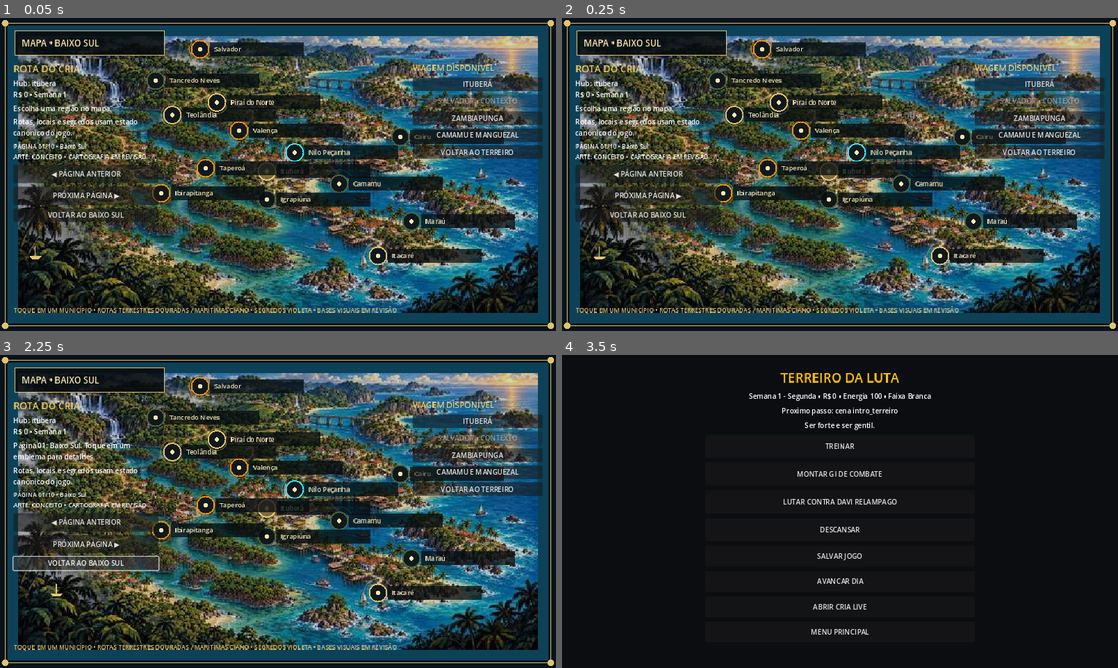
Above: before the commit, frames 1-4 (two rows, left to right).
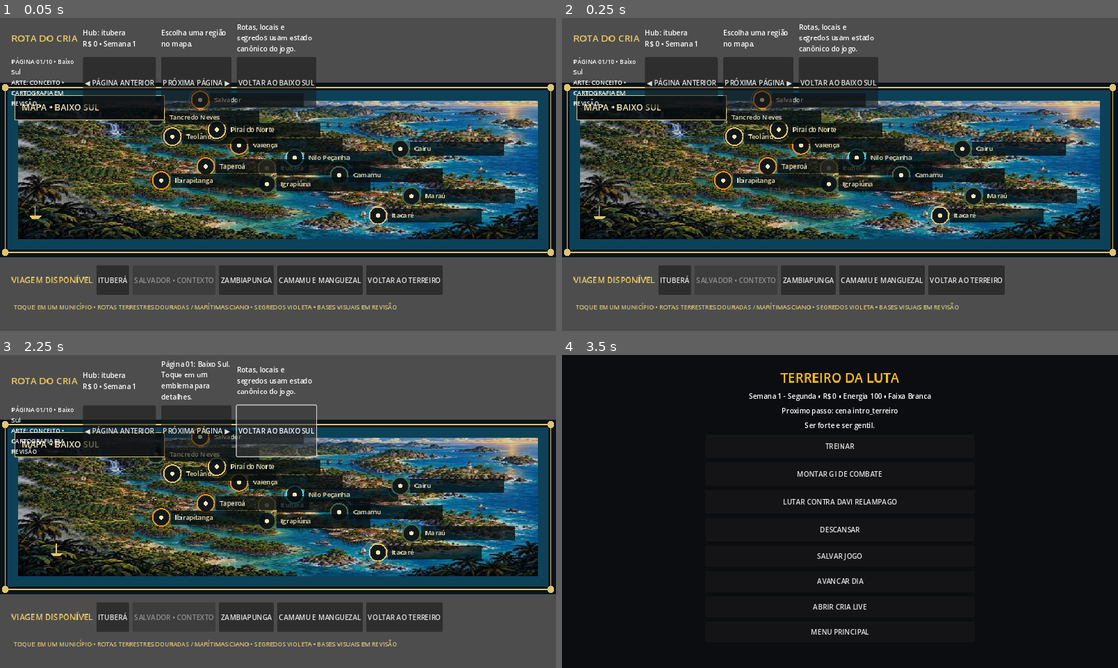
Above: after the commit, the same moments.

Repository: ringuemkt-rgb/cria-do-tatame
Game: Godot game, scene res://scenes/world/WorldMapScreen.tscn
The game is run twice, just before and just after one commit, with the same random seed, the same clock (stepped at 60 frames per second) and the same inputs. This scene is started directly instead of the project's main scene.
Inputs:
- Up to frame 1 (0.05 s): no input
- Up to frame 2 (0.25 s): no input
- Up to frame 3 (2.25 s): click "◀ PÁGINA ANTERIOR" at 0.5 s; click "PRÓXIMA PÁGINA ▶" at 1.25 s; click "VOLTAR AO BAIXO SUL" at 2 s
- Up to frame 4 (3.5 s): click "ITUBERÁ" at 2.75 s

The runs differ from the first frame. In frame 1, 84% of the frame differs, in the area x 0-100%, y 0-100%; in frame 2, 84%; in frame 3, 84%; in frame 4, nothing differs.

Commit message:
fix(map): reserve touch-safe atlas canvas

Diff:
--- a/scenes/world/WorldMapScreen.tscn
+++ b/scenes/world/WorldMapScreen.tscn
@@ -14,11 +14,13 @@
 
 [node name="WorldMapLifeLayer" type="Control" parent="."]
 layout_mode = 1
-anchors_preset = 15
+anchors_preset = 0
+anchor_top = 0.205
 anchor_right = 1.0
-anchor_bottom = 1.0
+anchor_bottom = 0.765
 grow_horizontal = 2
 grow_vertical = 2
+clip_contents = true
 script = ExtResource("2_life")
 
 [node name="HUD" type="Control" parent="."]
@@ -30,13 +32,15 @@
 grow_horizontal = 2
 grow_vertical = 2
 
-[node name="LeftPanel" type="VBoxContainer" parent="HUD"]
+[node name="LeftPanel" type="GridContainer" parent="HUD"]
 layout_mode = 1
-anchor_left = 0.024
-anchor_top = 0.14
-anchor_right = 0.285
-anchor_bottom = 0.84
-theme_override_constants/separation = 8
+anchor_left = 0.02
+anchor_top = 0.012
+anchor_right = 0.98
+anchor_bottom = 0.19
+columns = 4
+theme_override_constants/h_separation = 12
+theme_override_constants/v_separation = 6
 mouse_filter = 2
 theme_override_colors/font_color = Color(0.96, 0.91, 0.7, 1)
 theme_override_font_sizes/font_size = 16
@@ -84,12 +88,12 @@
 mouse_filter = 0
 text = "VOLTAR AO BAIXO SUL"
 
-[node name="RightPanel" type="VBoxContainer" parent="HUD"]
+[node name="RightPanel" type="HBoxContainer" parent="HUD"]
 layout_mode = 1
-anchor_left = 0.742
-anchor_top = 0.14
-anchor_right = 0.976
-anchor_bottom = 0.84
+anchor_left = 0.02
+anchor_top = 0.79
+anchor_right = 0.98
+anchor_bottom = 0.885
 theme_override_constants/separation = 8
 mouse_filter = 2
 theme_override_colors/font_color = Color(0.96, 0.91, 0.7, 1)
@@ -129,8 +133,8 @@
 [node name="Footer" type="Label" parent="HUD"]
 layout_mode = 1
 anchor_left = 0.025
-anchor_top = 0.92
-anchor_right = 0.96
+anchor_top = 0.91
+anchor_right = 0.98
 anchor_bottom = 0.985
 autowrap_mode = 3
 theme_override_font_sizes/font_size = 14
